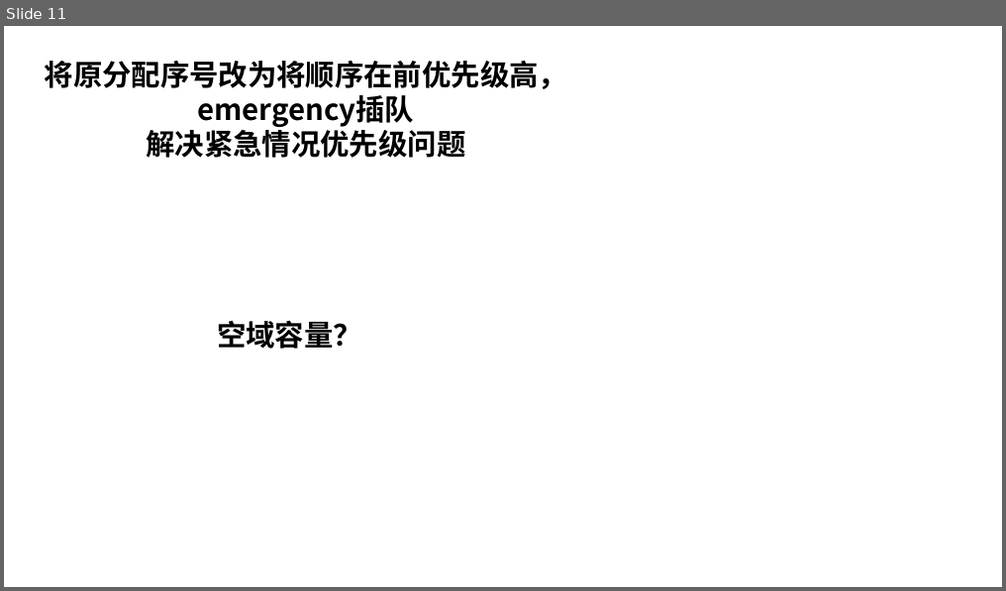
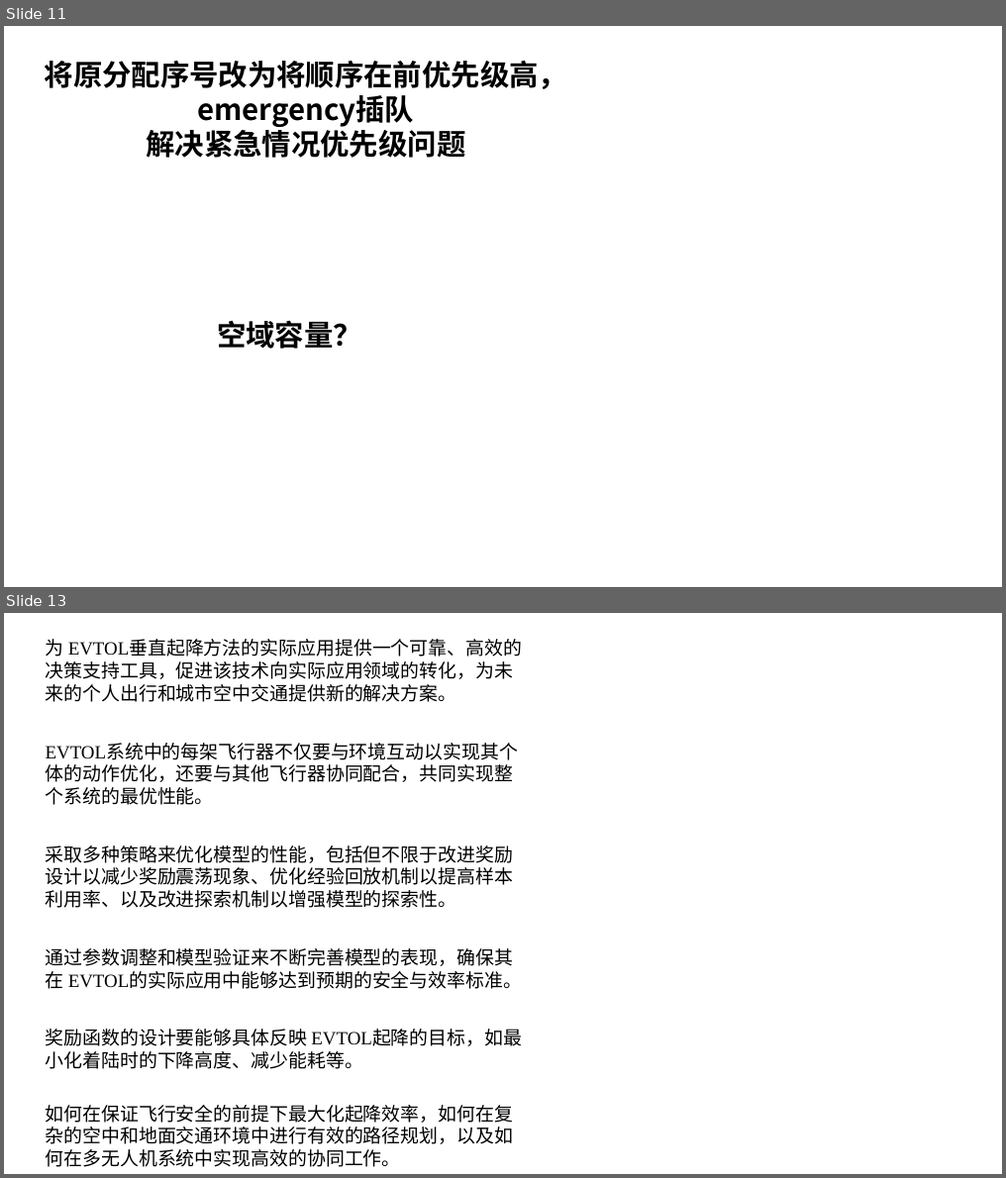
Before and after one commit to Wangjubo888/AAP_article, a slide deck: 汇报/组会汇报.pptx. Shown one above the other, each under a label of ours: slide 11 before the commit, slides 11 and 13 after it; the slides between them are not shown. The pictures are 1006x591 and 1006x1178 pixels, drawn with LibreOffice and Linux fonts; fonts in the diff are those of the drawing. Boxes give left, top, right and bottom in pixels: in the first picture for what was removed or moved away, otherwise in the second. Text is boxed around its words. In the diff, an @@ line names an element or a change of style, - is before the commit and + after.

```diff
--- a/汇报/组会汇报.pptx
+++ b/汇报/组会汇报.pptx
@@ slide 13 added at [4,613,1002,1174], background #FFFFFF @@
@@ text added at [46,639,522,702], 18 pt, text #000000 @@
+为 EVTOL垂直起降方法的实际应用提供一个可靠、高效的决策支持工具，促进该技术向实际应用领域的转化，为未来的个人出行和城市空中交通提供新的解决方案。
@@ text added at [46,764,513,805], 18 pt, text #000000 @@
+EVTOL系统中的每架飞行器不仅要与环境互动以实现其个体的动作优化，还要与其他飞行器协同配合，共同实现整个系统的最优性能。
@@ text added at [46,846,513,908], 18 pt, text #000000 @@
+采取多种策略来优化模型的性能，包括但不限于改进奖励设计以减少奖励震荡现象、优化经验回放机制以提高样本利用率、以及改进探索机制以增强模型的探索性。
@@ text added at [46,949,522,989], 18 pt, text #000000 @@
+通过参数调整和模型验证来不断完善模型的表现，确保其在 EVTOL的实际应用中能够达到预期的安全与效率标准。
@@ text added at [46,1029,522,1069], 18 pt, text #000000 @@
+奖励函数的设计要能够具体反映 EVTOL起降的目标，如最小化着陆时的下降高度、减少能耗等。
@@ text added at [46,1105,513,1167], 18 pt, text #000000 @@
+如何在保证飞行安全的前提下最大化起降效率，如何在复杂的空中和地面交通环境中进行有效的路径规划，以及如何在多无人机系统中实现高效的协同工作。
```
Also in this commit, not shown: 2 other slides added, 1 slide removed, 34 other files.
